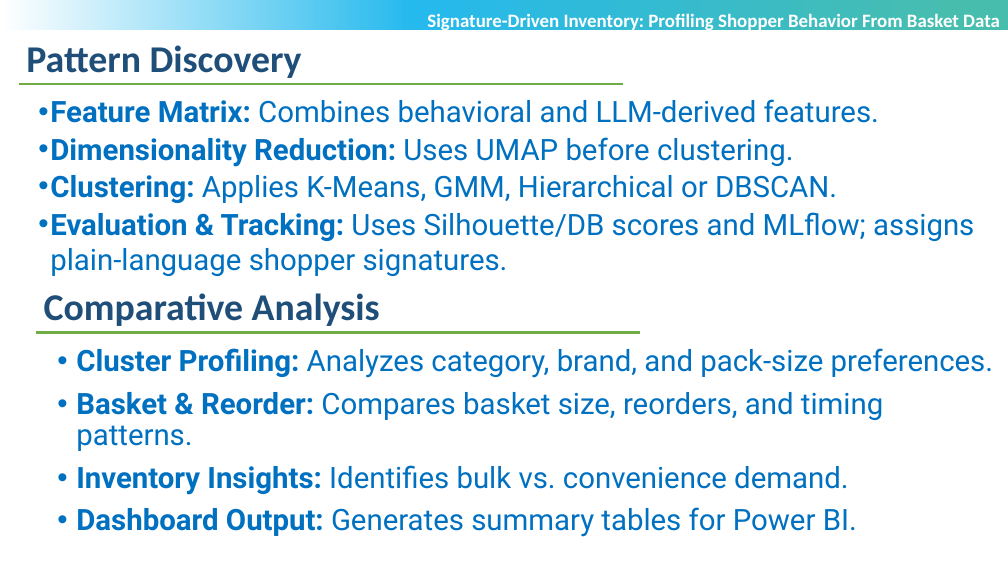
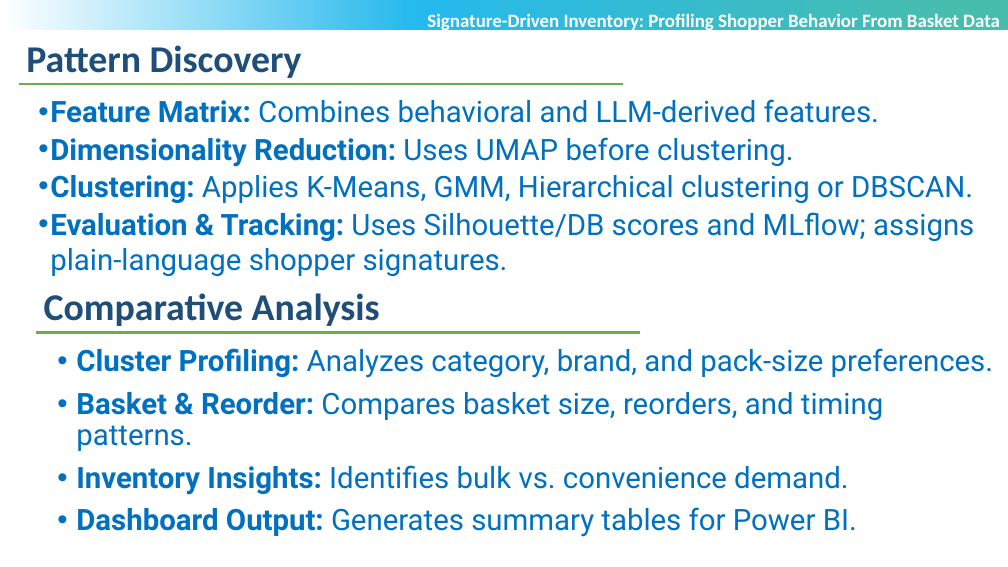
Before and after one commit to POOJITHA-02/lti-proj, a slide deck: slide 23 of 1ST REVIEW.pptx. Drawn at 1008x567 pixels with LibreOffice and Linux fonts; fonts in the diff are those of the drawing; background and template pictures are left out. Boxes give left, top, right and bottom in pixels: in the first picture for what was removed or moved away, otherwise in the second. Text is boxed around its words. In the diff, an @@ line names an element or a change of style, - is before the commit and + after.

```diff
--- a/1ST REVIEW.pptx
+++ b/1ST REVIEW.pptx
@@ text at (50, 175, 973, 203): text changed @@
-• Clustering: Applies K-Means, GMM, Hierarchical or DBSCAN.
+• Clustering: Applies K-Means, GMM, Hierarchical clustering or DBSCAN.
```
Also in this commit, not shown: 11 other slides changed.
